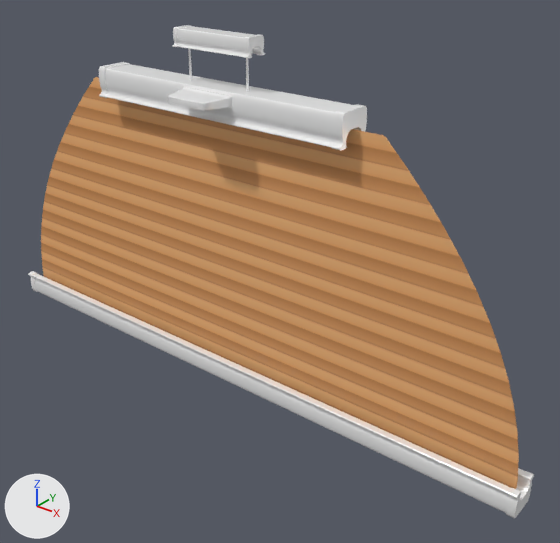
A saved change to the Blender file models/products/SR 1 S.blend.
Before and after are seen from a camera (50 mm lens) standing at (0.931, -0.994, 0.556) and looking at (0.119, 0.022, -0.074). Every picture has the same lights, and +X, +Y and +Z are marked at lower left.

Objects in the first picture: 'BezierCurve.004', 'BezierCurve.005', 'BezierCurve.007', 'BezierCurve.028', 'BezierCurve.029', 'BezierCurve.031', 'BezierCurve.032', 'BezierCurve.033', 'BezierCurve.048', 'Cube.001', 'Halterung', 'Plane'.
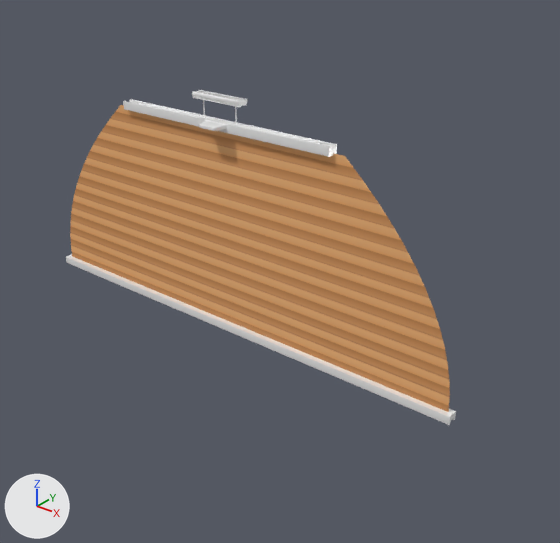
Changed parts and their boxes (x1, y1, x2, y2) in the pictures (560 x 543 px):
'Plane', moved, rescaled (20% narrower, 25% shorter)
    before: (41, 77, 519, 489)
    after: (70, 105, 450, 412)
'BezierCurve.048', deleted
    before: (32, 273, 525, 513)
'BezierCurve.005', deleted
    before: (105, 64, 353, 147)
'Cube.012', added
    after: (67, 255, 454, 424)
'Cube.003', added
    after: (124, 99, 333, 156)
'BezierCurve.029', deleted
    before: (177, 26, 257, 57)
'Halterung', moved, rescaled (55% narrower, 52% shorter)
    before: (168, 87, 232, 111)
    after: (199, 120, 227, 131)
'BezierCurve.004', deleted
    before: (331, 104, 367, 151)
'BezierCurve.032', deleted
    before: (506, 471, 534, 518)
'Cube.005', added
    after: (194, 90, 244, 107)
'BezierCurve.028', deleted
    before: (244, 34, 265, 58)
'BezierCurve.007', deleted
    before: (99, 62, 129, 98)
'BezierCurve.031', deleted
    before: (173, 25, 191, 47)
'Cube.001', moved, rescaled
    before: (188, 49, 192, 80)
    after: (203, 100, 205, 119)
'BezierCurve.002', added
    after: (327, 144, 337, 157)
'BezierCurve.033', deleted
    before: (28, 271, 38, 292)
'BezierCurve.001', added
    after: (447, 411, 456, 425)
'Cube.014', added
    after: (313, 141, 334, 149)
'BezierCurve.011', added
    after: (237, 98, 247, 107)

The change, as a list of edits to the scene's bpy script:
```text
Remove ob_beziercurve_004:
    ob_beziercurve_004 = bpy.data.objects.new('BezierCurve.004', me_beziercurve_005)
Remove ob_beziercurve_005:
    ob_beziercurve_005 = bpy.data.objects.new('BezierCurve.005', cu_beziercurve_025)
Remove ob_beziercurve_007:
    ob_beziercurve_007 = bpy.data.objects.new('BezierCurve.007', me_beziercurve_005)
Change ob_halterung:
    ob_halterung.location: (0.0, -0.058, 0.242) -> (0.0, -0.023, 0.19)
    ob_halterung.scale: (0.0396, 0.0455, 0.0396) -> (0.018, 0.0207, 0.018)
Remove ob_beziercurve_028:
    ob_beziercurve_028 = bpy.data.objects.new('BezierCurve.028', me_beziercurve_003)
Remove ob_beziercurve_029:
    ob_beziercurve_029 = bpy.data.objects.new('BezierCurve.029', cu_beziercurve_026)
Remove ob_beziercurve_031:
    ob_beziercurve_031 = bpy.data.objects.new('BezierCurve.031', me_beziercurve_003)
Remove ob_beziercurve_048:
    ob_beziercurve_048 = bpy.data.objects.new('BezierCurve.048', cu_beziercurve_027)
Remove ob_beziercurve_032:
    ob_beziercurve_032 = bpy.data.objects.new('BezierCurve.032', me_beziercurve_014)
Remove ob_beziercurve_033:
    ob_beziercurve_033 = bpy.data.objects.new('BezierCurve.033', me_beziercurve_015)
Change ob_plane:
    ob_plane.location: (0.0, 0.0, -0.026) -> (0.0, 0.0, -0.001)
    ob_plane.scale: (1.0, 1.0, 1.0) -> (0.79, 0.721, 0.721)
Change ob_cube:
    ob_cube.location: (0.066, 0.0, 0.294) -> (0.038, 0.0, 0.212)
    ob_cube.scale: (0.0015, 0.0015, 0.0464) -> (0.000714, 0.000714, 0.0243)
Change ob_cube_001:
    ob_cube_001.location: (-0.068, 0.0, 0.295) -> (-0.038, 0.0, 0.212)
    ob_cube_001.scale: (0.0015, 0.0015, 0.0464) -> (0.000714, 0.000714, 0.0243)
Add ob_beziercurve_002:
    ob_beziercurve_002 = bpy.data.objects.new('BezierCurve.002', me_beziercurve_004)  # 116 vertices, 62 faces; spans x -0.582..0.582, y -0.446..0.444, z 8.994..9.154; in mat_schiene_003 (white #ffffff); modifiers EDGE_SPLIT
    ob_beziercurve_002.location = (0.073, 0.0, 0.188)
    ob_beziercurve_002.rotation_euler = (1.571, 0.0, 1.571)  # degrees (90, 0, 90)
    ob_beziercurve_002.scale = (0.0188, 0.0188, 0.0188)
Add ob_beziercurve_001:
    ob_beziercurve_001 = bpy.data.objects.new('BezierCurve.001', me_beziercurve_002)  # 116 vertices, 62 faces; spans x -0.582..0.582, y -0.446..0.444, z 21.665..21.825; in mat_schiene_003 (white #ffffff); modifiers EDGE_SPLIT
    ob_beziercurve_001.location = (0.089, 0.0, -0.218)
    ob_beziercurve_001.rotation_euler = (4.712, 0.0, 1.571)  # degrees (270, 0, 90)
    ob_beziercurve_001.scale = (0.0188, 0.0188, -0.0188)
Add ob_beziercurve_011:
    ob_beziercurve_011 = bpy.data.objects.new('BezierCurve.011', me_beziercurve_016)  # 480 vertices, 242 faces; spans x -0.649..0.649, y -0.469..0.489, z -0.09..0.09; in mat_schiene_004 (white #ffffff); modifiers EDGE_SPLIT
    ob_beziercurve_011.location = (0.053, 0.0, 0.235)
    ob_beziercurve_011.rotation_euler = (-4.712, -3.142, 1.571)  # degrees (-270, -180, 90)
    ob_beziercurve_011.scale = (0.0183, 0.012, 0.0183)
Add ob_cube_003:
    ob_cube_003 = bpy.data.objects.new('Cube.003', me_cube_007)  # 80 vertices, 62 faces; spans x -0.012..0.012, y -0.147..0.193, z -0.008..0.009; in mat_schiene_003 (white #ffffff); modifiers EDGE_SPLIT
    ob_cube_003.location = (0.032, 0.0, 0.188)
    ob_cube_003.rotation_euler = (0.0, 0.0, 1.571)  # degrees (0, 0, 90)
    ob_cube_003.scale = (0.911, 1.43, 0.943)
Add ob_cube_005:
    ob_cube_005 = bpy.data.objects.new('Cube.005', me_cube_016)  # 120 vertices, 118 faces; spans x -0.99..0.99, y -0.48..0.48, z -1.0..0.99; in mat_schiene_004 (white #ffffff); modifiers EDGE_SPLIT
    ob_cube_005.location = (0.0, 0.0, 0.235)
    ob_cube_005.rotation_euler = (-6.283, -3.142, 1.571)  # degrees (-360, -180, 90)
    ob_cube_005.scale = (0.011, 0.11, 0.00553)
Add ob_cube_012:
    ob_cube_012 = bpy.data.objects.new('Cube.012', me_cube_013)  # 80 vertices, 62 faces; spans x -0.012..0.012, y -0.326..0.371, z -0.008..0.009; in mat_schiene_003 (white #ffffff); modifiers EDGE_SPLIT
    ob_cube_012.location = (-0.033, 0.0, -0.218)
    ob_cube_012.rotation_euler = (3.142, 0.0, 1.571)  # degrees (180, 0, 90)
    ob_cube_012.scale = (0.911, 1.43, 0.943)
Add ob_cube_014:
    ob_cube_014 = bpy.data.objects.new('Cube.014', me_cube_006)  # 34 vertices, 26 faces; spans x -1.0..1.0, y -36.94..-29.79, z -0.49..2.24; in mat_schiene_003 (white #ffffff); modifiers EDGE_SPLIT
    ob_cube_014.location = (0.066, 0.0, 0.184)
    ob_cube_014.rotation_euler = (0.0, 0.0, 1.571)  # degrees (0, 0, 90)
    ob_cube_014.scale = (0.00929, 0.00475, 0.00475)
```
